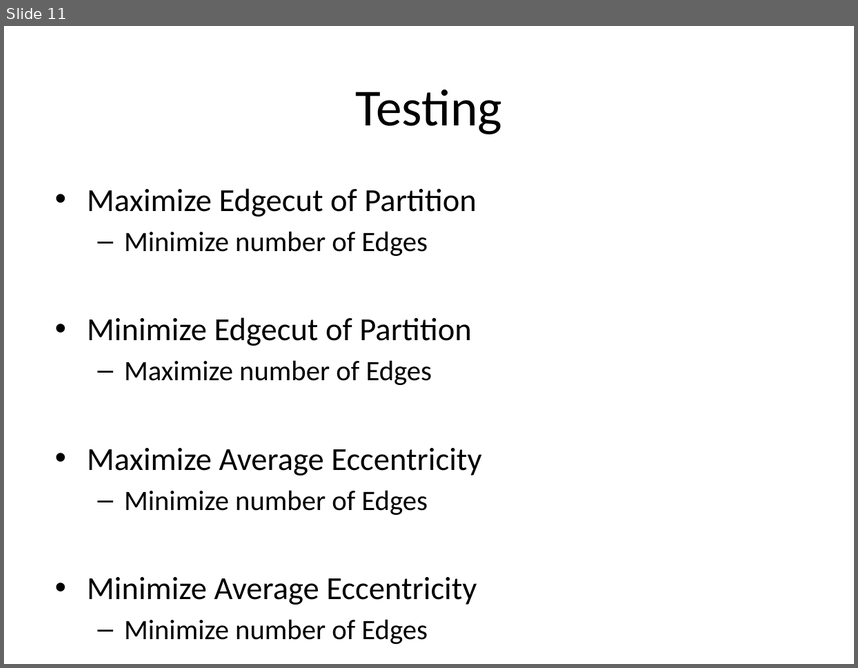
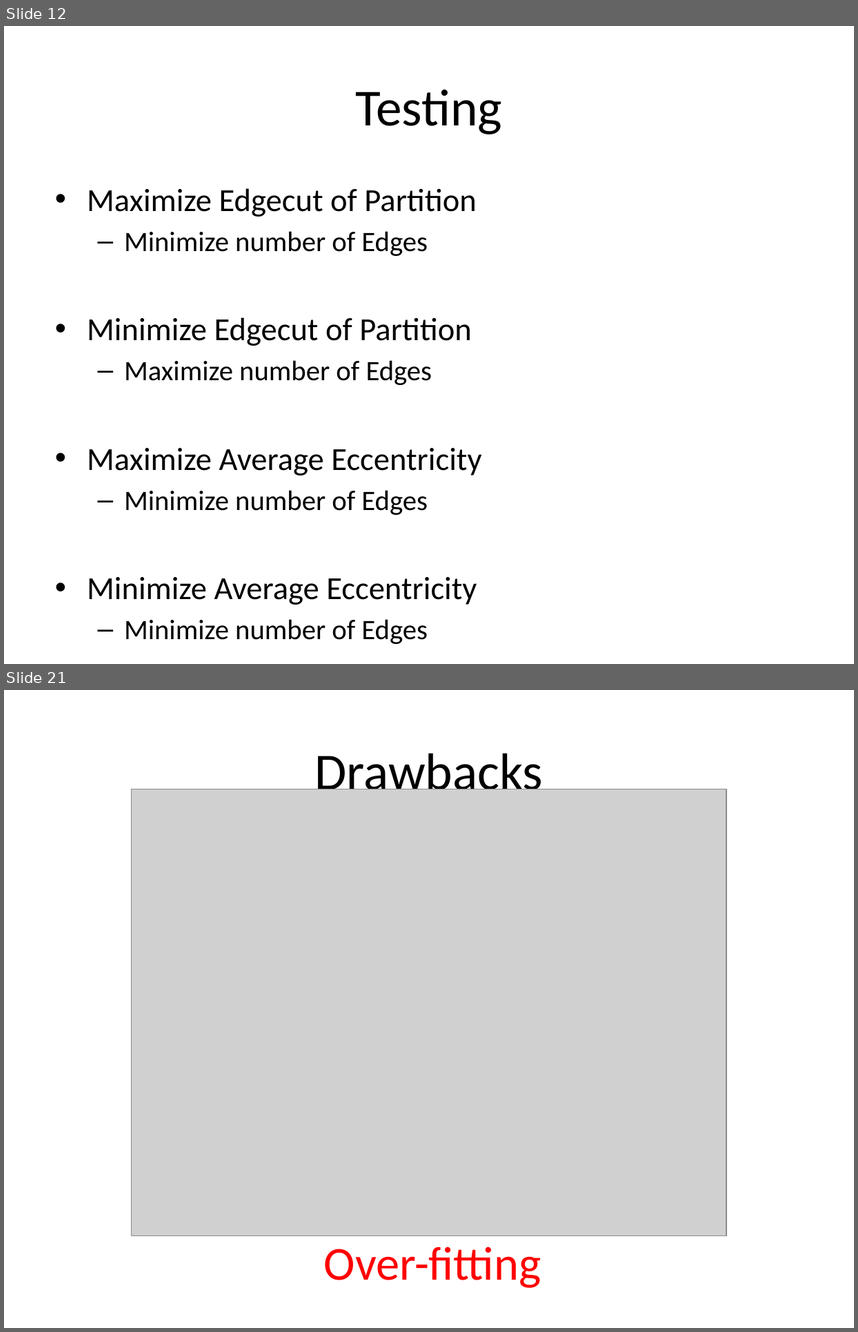
Before and after one commit to mam446/GraphEvo, a slide deck: documents/Matt Presentation.pptx. Shown one above the other, each under a label of ours: slide 11 before the commit, slides 12 and 21 after it; the slides between them are not shown. The pictures are 858x668 and 858x1332 pixels, drawn with LibreOffice and Linux fonts; fonts in the diff are those of the drawing; grey boxes stand for pictures. Boxes give left, top, right and bottom in pixels: in the first picture for what was removed or moved away, otherwise in the second. Text is boxed around its words. In the diff, an @@ line names an element or a change of style, - is before the commit and + after.

```diff
--- a/documents/Matt Presentation.pptx
+++ b/documents/Matt Presentation.pptx
@@ slide 21 added at <box>4,690,854,1328</box>, background #FFFFFF @@
@@ title added at <box>314,753,543,801</box>, 44 pt, text #000000 @@
+Drawbacks
@@ picture added at <box>132,789,726,1236</box> @@
@@ text added at <box>324,1246,541,1288</box>, 40 pt, text #FF0000 @@
+Over-fitting
@@ what was slide 11 is now slide 12 @@
```
Also in this commit, not shown: 11 other slides added.
